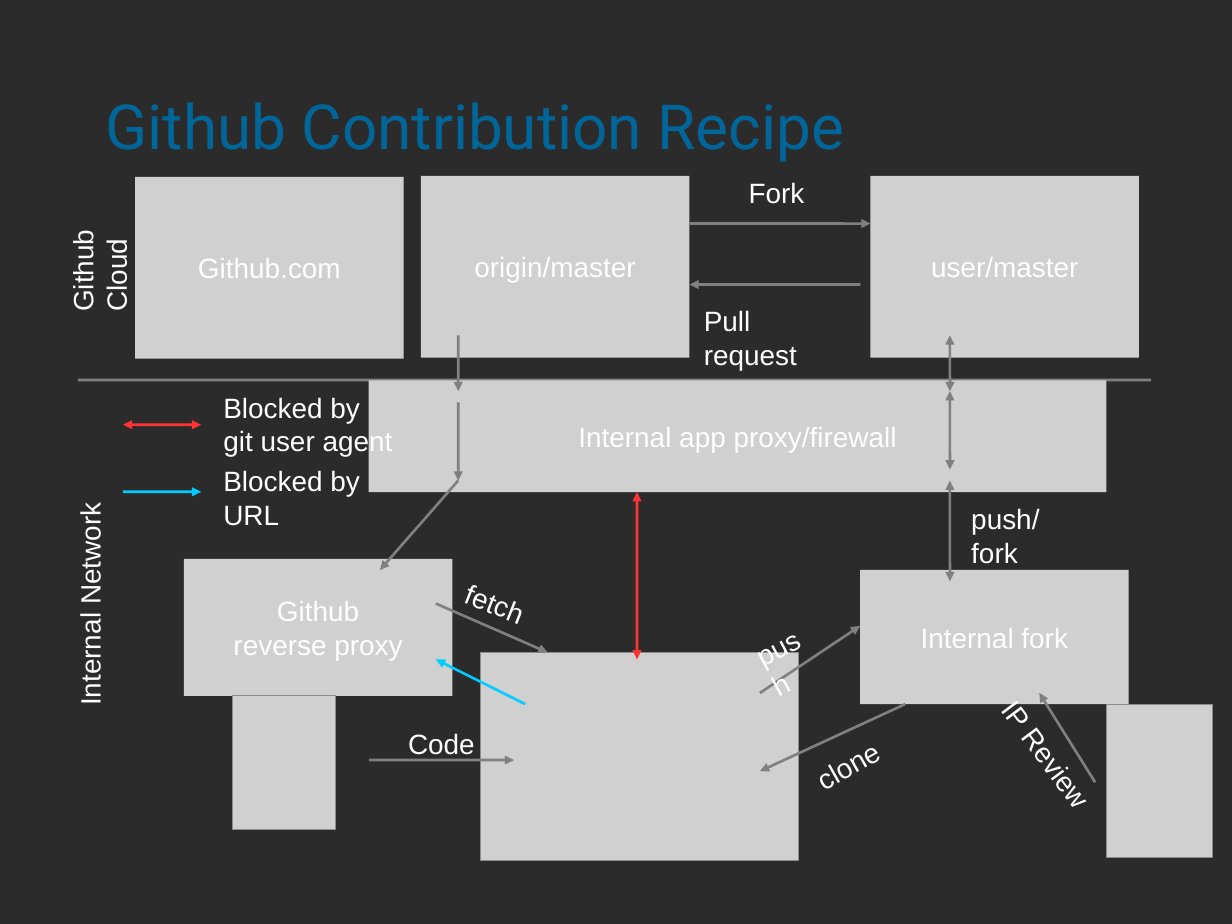
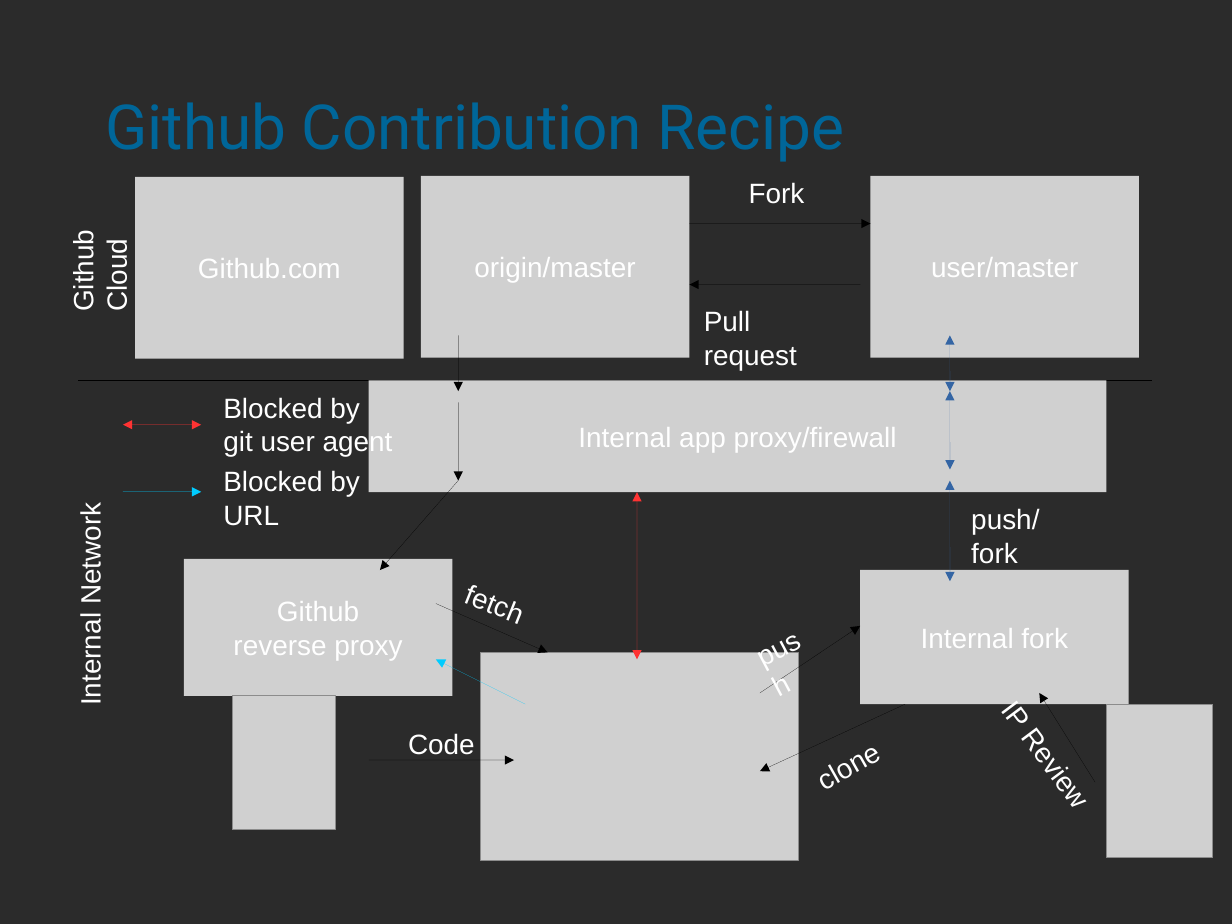
Before and after one commit to gs-rezaem/cfgsync, a slide deck: slide 16 of tmp/OpenSourcingYourEnterprise.odp. Drawn at 1232x924 pixels with LibreOffice and Linux fonts; fonts in the diff are those of the drawing; grey boxes stand for pictures; background and template pictures are left out; a plain dark background stands for a picture behind light text. Boxes give left, top, right and bottom in pixels: in the first picture for what was removed or moved away, otherwise in the second. Text is boxed around its words. In the diff, an @@ line names an element or a change of style, - is before the commit and + after.

```diff
--- a/tmp/OpenSourcingYourEnterprise.odp
+++ b/tmp/OpenSourcingYourEnterprise.odp
@@ arrow (690, 224) - (871, 224): stroke #808080 1.7 pt to #000000 0 pt @@
@@ arrow (861, 285) - (690, 285): stroke #808080 1.7 pt to #000000 0 pt @@
@@ arrow (458, 335) - (458, 391): stroke #808080 1.7 pt to #000000 0 pt @@
@@ double arrow (950, 335) - (950, 391): stroke #808080 1.7 pt to #3465A4 0 pt @@
@@ line (78, 380) - (1152, 380): stroke #808080 1.7 pt to #000000 0 pt @@
@@ arrow (458, 402) - (458, 481): stroke #808080 1.7 pt to #000000 0 pt @@
@@ double arrow (950, 391) - (950, 470): stroke #808080 1.7 pt to #3465A4 0 pt @@
@@ double arrow (123, 425) - (201, 425): stroke #FF3333 1.7 pt to #FF3333 0 pt @@
@@ arrow (123, 492) - (201, 492): stroke #00CCFF 1.7 pt to #00CCFF 0 pt @@
@@ arrow (458, 481) - (380, 570): stroke #808080 1.7 pt to #000000 0 pt @@
@@ double arrow (637, 492) - (637, 660): stroke #FF3333 1.7 pt to #FF3333 0 pt @@
@@ double arrow (950, 481) - (950, 581): stroke #808080 1.7 pt to #3465A4 0 pt @@
@@ arrow (436, 604) - (548, 653): stroke #808080 1.7 pt to #000000 0 pt @@
@@ arrow (760, 693) - (861, 626): stroke #808080 1.7 pt to #000000 0 pt @@
@@ arrow (525, 704) - (436, 660): stroke #00CCFF 1.7 pt to #00CCFF 0 pt @@
@@ arrow (906, 704) - (760, 771): stroke #808080 1.7 pt to #000000 0 pt @@
@@ arrow (1096, 783) - (1040, 693): stroke #808080 1.7 pt to #000000 0 pt @@
@@ line "Code" at (x1=369, y1=760, x2=514, y2=760): outline #808080 1.7 pt to #000000 0 pt @@
```
Also in this commit, not shown: 2 other files.
